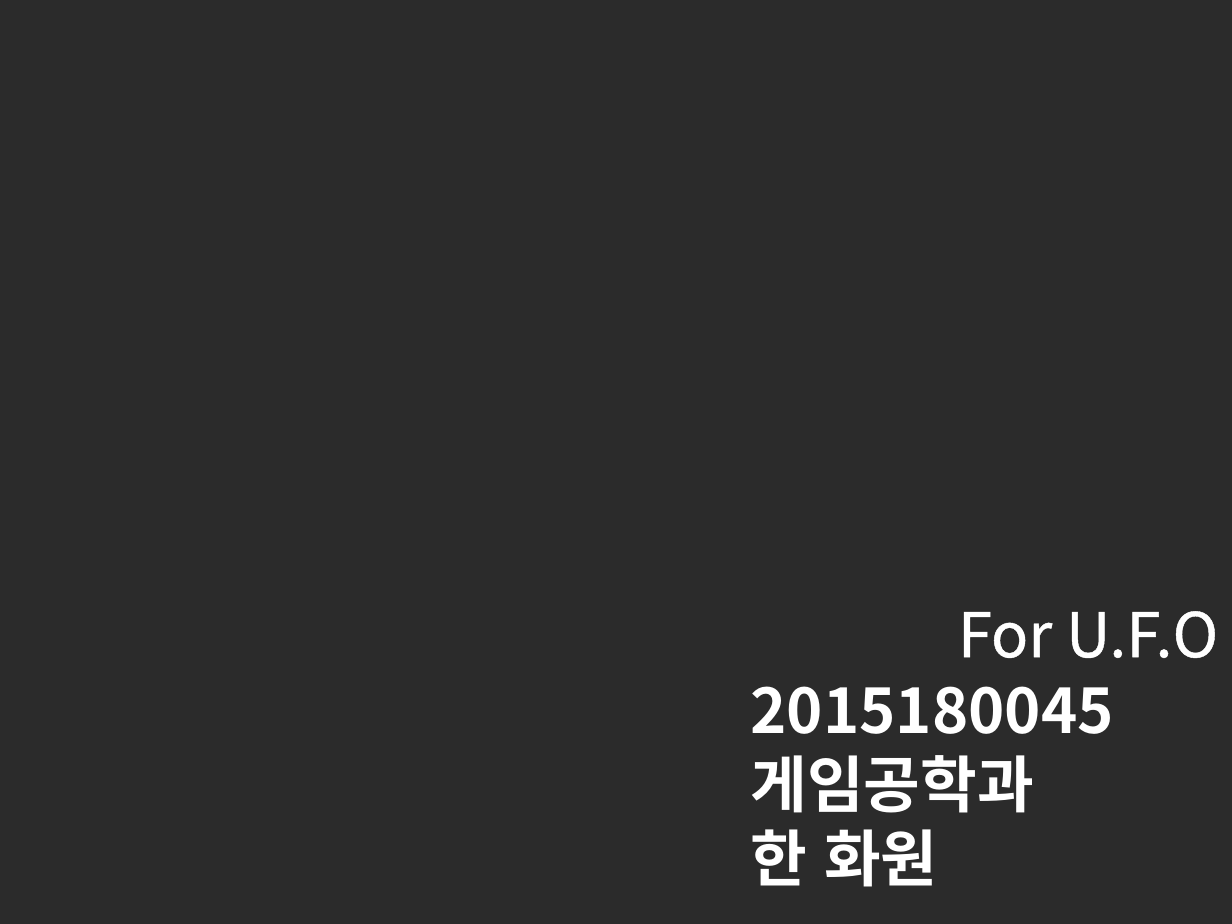
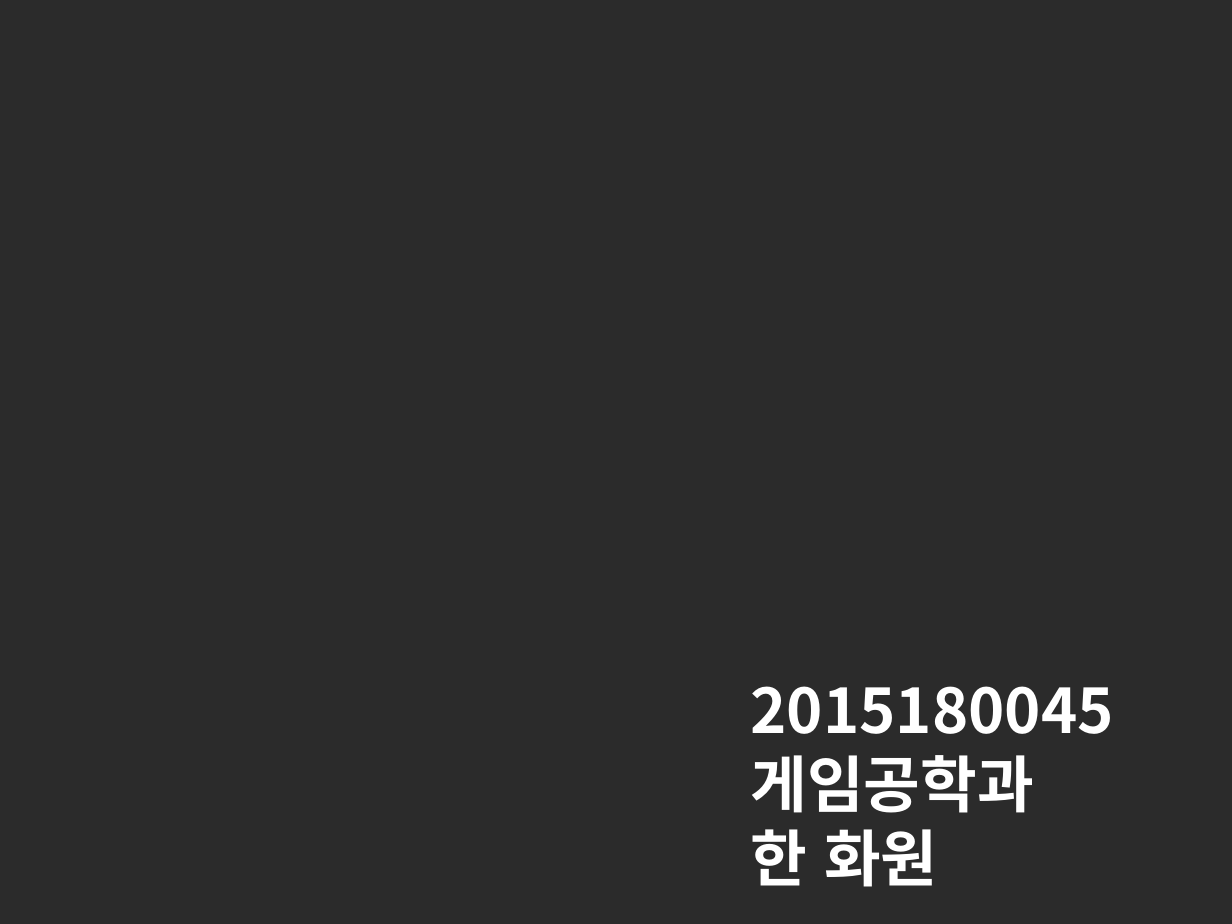
Before and after one commit to hwawonhan/2dgp, a slide deck: slide 1 of ppt/project_2.pptx. Drawn at 1232x924 pixels with LibreOffice and Linux fonts; fonts in the diff are those of the drawing; background and template pictures are left out; a plain dark background stands for a picture behind light text. Boxes give left, top, right and bottom in pixels: in the first picture for what was removed or moved away, otherwise in the second. Text is boxed around its words. In the diff, an @@ line names an element or a change of style, - is before the commit and + after.

```diff
--- a/ppt/project_2.pptx
+++ b/ppt/project_2.pptx
@@ text removed at [958,611,1218,658] @@
-For U.F.O
```
Also in this commit, not shown: 3 other slides changed, 1 other file.
